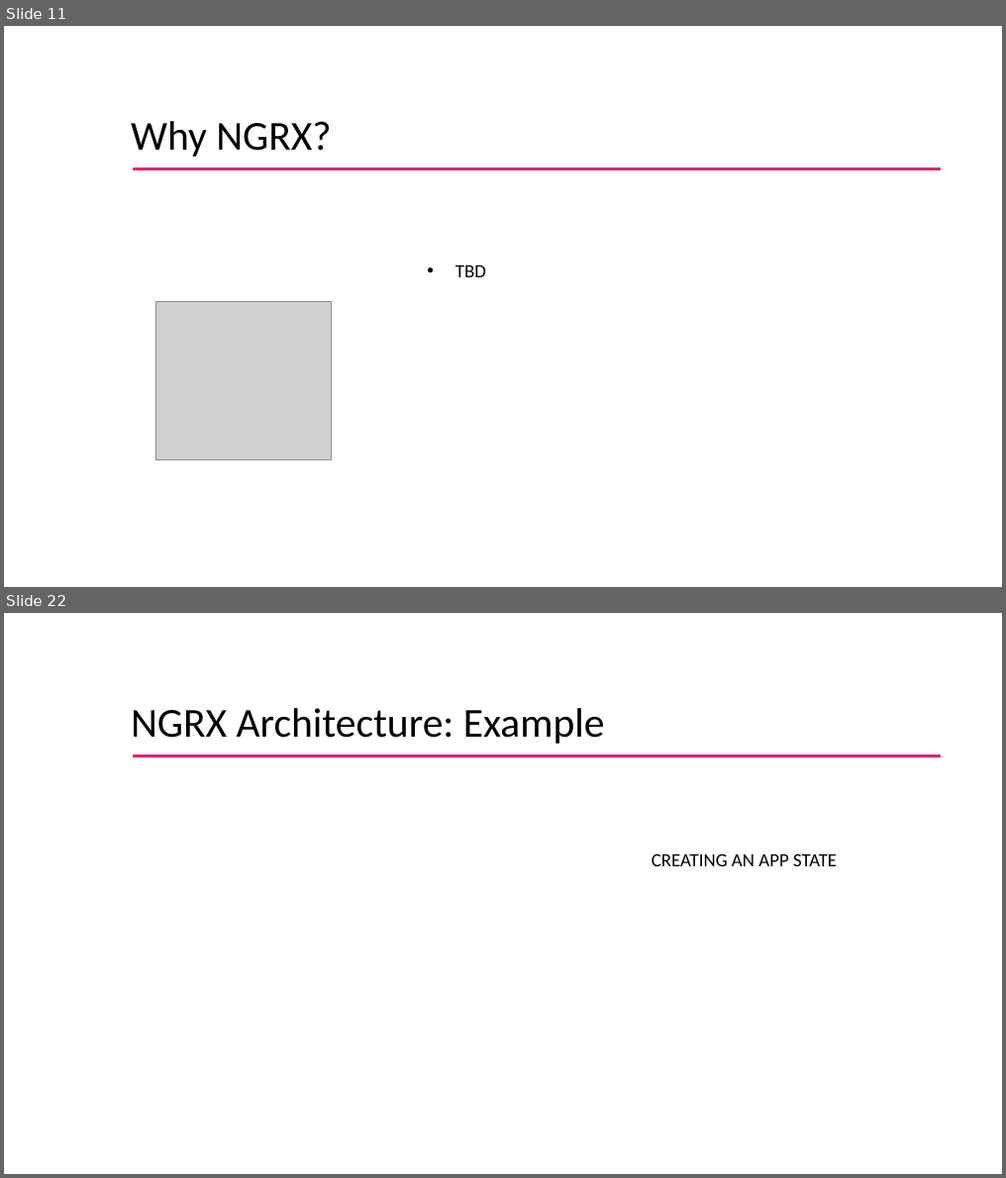
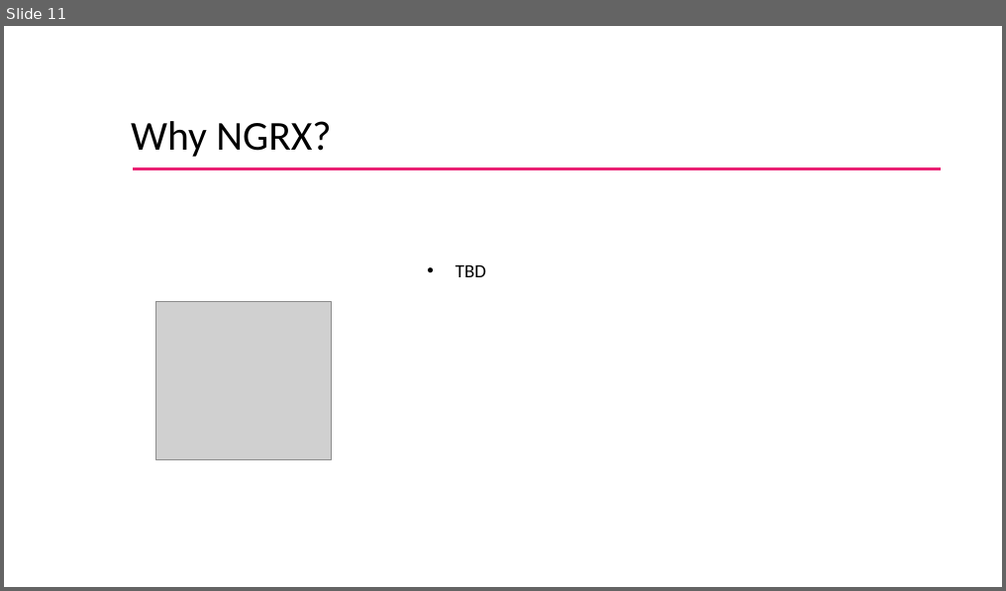
Before and after one commit to rkrandhir/globalForm, a slide deck: NGRX_tech_session.pptx. Shown one above the other, each under a label of ours: slides 11 and 22 before the commit, slide 11 after it; the slides between them are not shown. The pictures are 1006x1178 and 1006x591 pixels, drawn with LibreOffice and Linux fonts; fonts in the diff are those of the drawing; grey boxes stand for pictures; background and template pictures are left out. Boxes give left, top, right and bottom in pixels: in the first picture for what was removed or moved away, otherwise in the second. Text is boxed around its words. In the diff, an @@ line names an element or a change of style, - is before the commit and + after.

```diff
--- a/NGRX_tech_session.pptx
+++ b/NGRX_tech_session.pptx
@@ slide 22 removed at bbox=[4, 613, 1002, 1174], background #FFFFFF @@
@@ title removed at bbox=[131, 708, 605, 744] @@
-NGRX Architecture: Example
@@ line removed from (134, 756) to (941, 756) @@
@@ text removed at bbox=[651, 854, 837, 866] @@
-CREATING AN APP STATE
@@ page number removed at bbox=[758, 1131, 970, 1161] @@
-22
```
Also in this commit, not shown: 4 slides changed, 5 slides added, 12 other slides removed.
